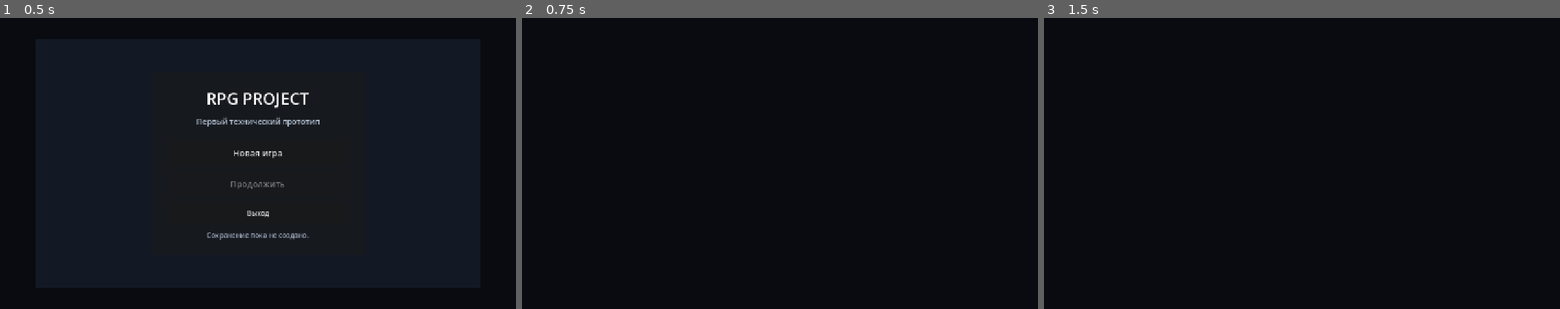
Above: before the commit, frames 1-3 (left to right).
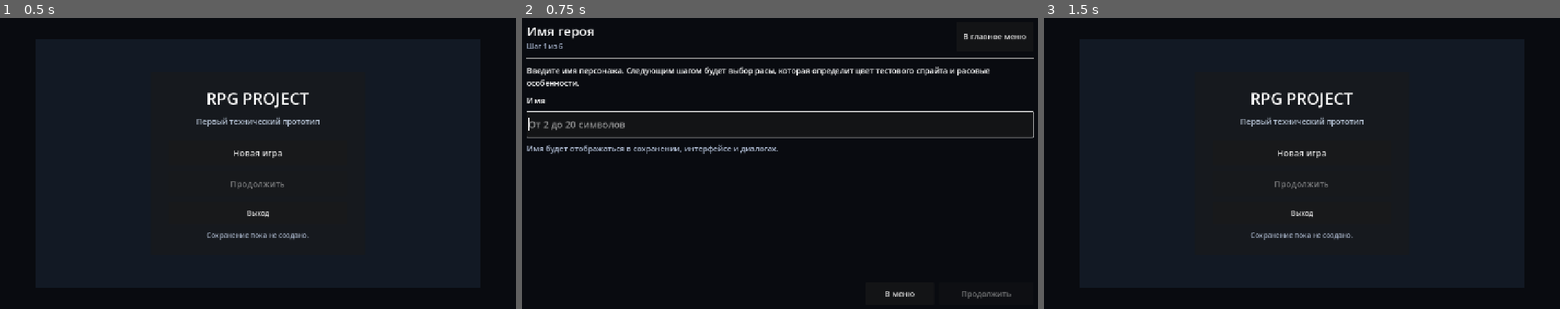
Above: after the commit, the same moments.

Repository: eretenkodaniil16-rgb/rpg-project
Game: Godot game, scene res://scenes/menus/main_menu.tscn
Two runs of this game, one before a commit and one after it. Both use one fixed random seed, a clock stepped at 60 frames per second and the inputs below.
Inputs (mouse positions are in pixels of both pictures, inside the frame that each line leads up to):
- Up to frame 1 (0.5 s): no input
- Up to frame 2 (0.75 s): click "Новая игра" at 0.5 s
- Up to frame 3 (1.5 s): click (1518, 35) at 1.25 s, where only the run after the commit has a clickable "В главное меню"

Frame 1 is identical in both runs. In frame 2, 4.6% of the frame differs, in the area x 0-100%, y 3-97%; in frame 3, 1.5%.
Error before the commit: Parse Error: Expected variable name after "var". (res://scripts/character_creation/character_creator_customized.gd:126)

Commit message:
fix: avoid reserved trait identifier in character creator

Diff:
--- a/scripts/character_creation/character_creator_customized.gd
+++ b/scripts/character_creation/character_creator_customized.gd
@@ -123,8 +123,8 @@
 	if traits_value is Array:
 		for trait_value: Variant in traits_value:
 			if trait_value is Dictionary:
-				var trait: Dictionary = trait_value as Dictionary
-				var trait_label: Label = _make_label("• %s — %s" % [str(trait.get("name", "Особенность")), str(trait.get("description", ""))], 16)
+				var trait_data: Dictionary = trait_value as Dictionary
+				var trait_label: Label = _make_label("• %s — %s" % [str(trait_data.get("name", "Особенность")), str(trait_data.get("description", ""))], 16)
 				trait_label.autowrap_mode = TextServer.AUTOWRAP_WORD_SMART
 				box.add_child(trait_label)
 
